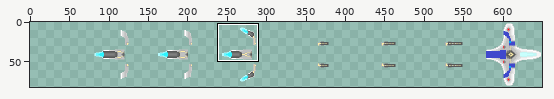
Two versions of one sprite sheet, game/Galaga Clone/Assets/Images/Ships/player-base.png. The picture above shows the old version from afar; the outline marks the close-up.
Close-up. The starting point:
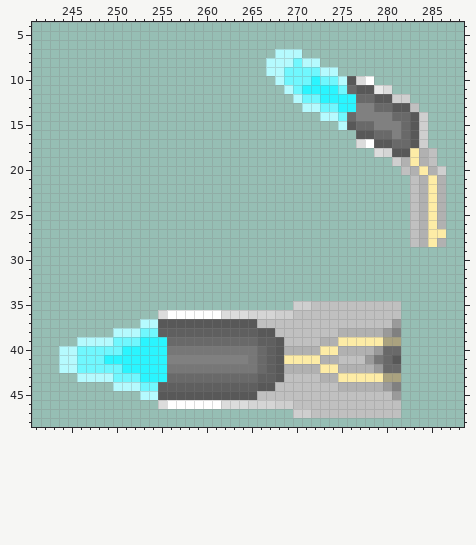
The file is 569x83 pixels. Pixels under 10% opacity are left out. Colours within 5 levels of each other are drawn and written as one. Shown: x 241..288, y 4..48. The old version is drawn lined up with the new one, on the new canvas. The commit also changed other parts of the picture, which this record leaves out.
Now the later version:
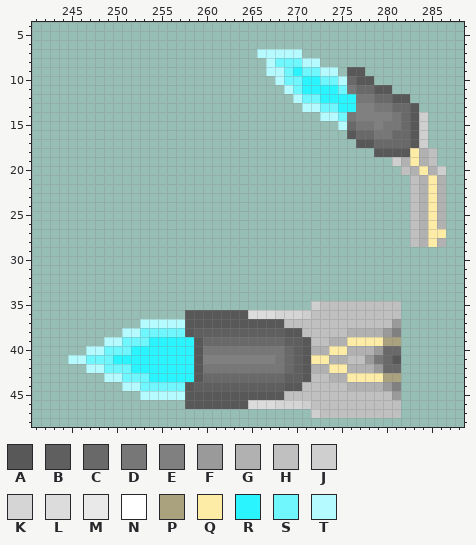
Palette (. is transparent): A #585858  B #5f5f5f  C #696969  D #777777  E #808080  F #9a9a9a  G #b1b1b1  H #c0c0c0  J #cfcfcf  K #d5d5d5  L #dcdcdc  M #e9e9e9  N #ffffff  P #aaa27f  Q #fdeca6  R #2af5ff  S #70f7fe  T #b5fafe
Change:
canvas 569x83 -> 650x83, the old top-left corner now at 81,0
y 7: x 266..267 .. -> TT
y 8: x 268..269 TT -> SS
y 9: x 270 S -> R; x 276..277 .. -> AA
y 10: x 271 S -> R; x 276..278 ALN -> CAA
y 11: x 276..280 CAAML -> DCCAA
y 12: x 277..282 CCAAJJ -> DDCCAA
y 13: x 279..283 CCAAH -> DDCCA
y 14: x 276 C -> D; x 281 C -> D
y 15: x 276..278 ACC -> CDD; x 280..281 EE -> DD
y 16: x 276..281 .AACCE -> ACCDDC
y 17: x 277..280 LNAA -> AACC
y 18: x 279..280 LK -> AA
y 35: x 270..272 JJH -> ..J
y 36: x 255..271 LNNNNNNLLLKKKJJHH -> ...AAAAAAALLLKKKJ
y 37: x 255..257 AAA -> TTT; x 266..268 HHH -> AAA
y 38: x 250 T -> .; x 255..258 BBBB -> SSSA; x 266..270 AAHHH -> BBBAA; x 275 G -> H
y 39: x 246..248 TTT -> ...; x 250 S -> T; x 253 R -> S; x 256..259 CCCC -> RRRA; x 266..271 BBAHHH -> CCCBBA; x 273 G -> H; x 275 Q -> G
y 40: x 244..248 TTSSS -> ...TT; x 251 R -> S; x 256..259 DDDD -> RRRA; x 266..271 CBAGGG -> DDDCBA; x 273 Q -> G; x 275 G -> Q
y 41: x 244 T -> .; x 246 S -> T; x 249 R -> S; x 256..259 EEEE -> RRRA; x 265..271 DCBAQQQ -> EEEDCBA; x 273 G -> Q; x 275 H -> G
y 42: x 244..248 TTSSS -> ...TT; x 251 R -> S; x 256..259 DDDD -> RRRA; x 266..271 CBAGGG -> DDDCBA; x 273 Q -> G; x 275 G -> Q
y 43: x 246..248 TTT -> ...; x 250 S -> T; x 253 R -> S; x 256..259 CCCC -> RRRA; x 266..271 BBAHHH -> CCCBBA; x 273 G -> H; x 275 Q -> G
y 44: x 250 T -> .; x 255..258 BBBB -> SSSA; x 266..270 AAHHH -> BBBAA; x 275 G -> H
y 45: x 255..257 AAA -> TTT; x 266..268 HHH -> AAA
y 46: x 255..271 LNNNNNNLLLKKKJJHH -> ...AAAAAAALLLKKKJ
y 47: x 270..272 JJH -> ..J
Where, in picture pixels (left, top, right, bottom), the same in both close-ups:
changed: (257, 49, 419, 157)
changed: (59, 301, 347, 418)
